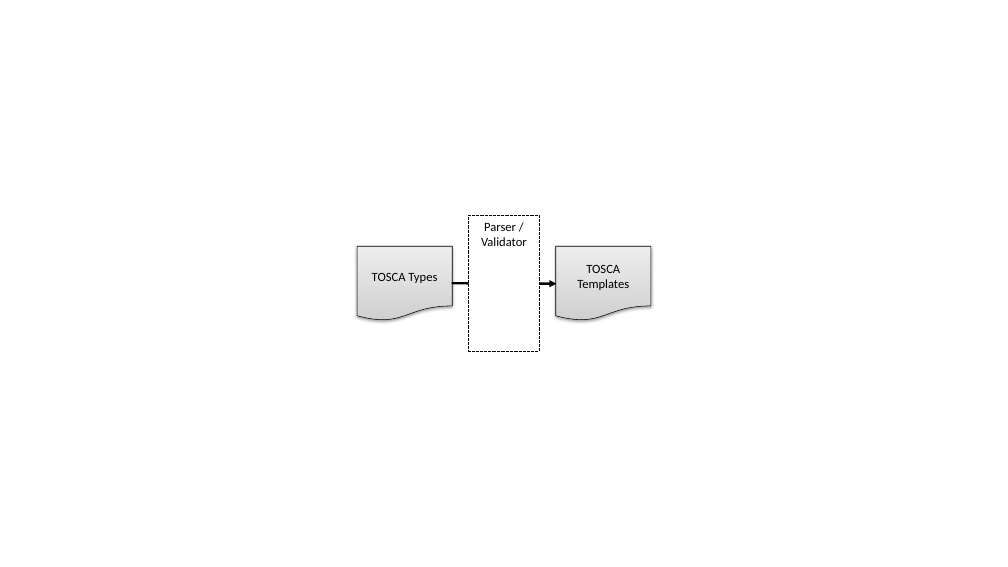
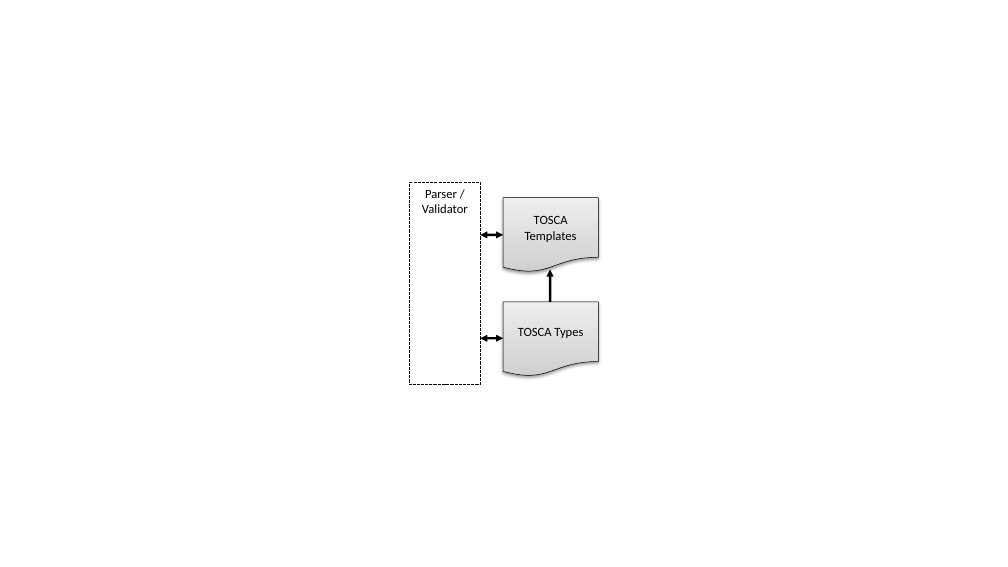
Before and after one commit to oasis-tcs/tosca-specs, a slide deck: slide 3 of tosca_2_0/sources/core_concepts.pptx. Drawn at 1008x567 pixels with LibreOffice and Linux fonts; fonts in the diff are those of the drawing. Boxes give left, top, right and bottom in pixels: in the first picture for what was removed or moved away, otherwise in the second. Text is boxed around its words. In the diff, an @@ line names an element or a change of style, - is before the commit and + after.

```diff
--- a/tosca_2_0/sources/core_concepts.pptx
+++ b/tosca_2_0/sources/core_concepts.pptx
@@ rectangle "Parser / Validator": place and size @@
-rectangle "Parser / Validator" at box(469, 216, 539, 352)
+rectangle "Parser / Validator" at box(410, 182, 480, 385)
@@ flow chart document "TOSCA": place and size @@
-flow chart document "TOSCA" at box(556, 247, 651, 321)
+flow chart document "TOSCA" at box(504, 197, 599, 271)
@@ double arrow added from (504, 235) to (480, 235), #000000 2.25 pt @@
@@ arrow moved from (557, 284) - (451, 284) to (551, 270) - (551, 302) @@
@@ flow chart document "TOSCA Types": place and size @@
-flow chart document "TOSCA Types" at box(357, 247, 452, 321)
+flow chart document "TOSCA Types" at box(504, 302, 599, 376)
@@ double arrow added from (504, 338) to (480, 338), #000000 2.25 pt @@
```
Also in this commit, not shown: 4 other slides changed.
